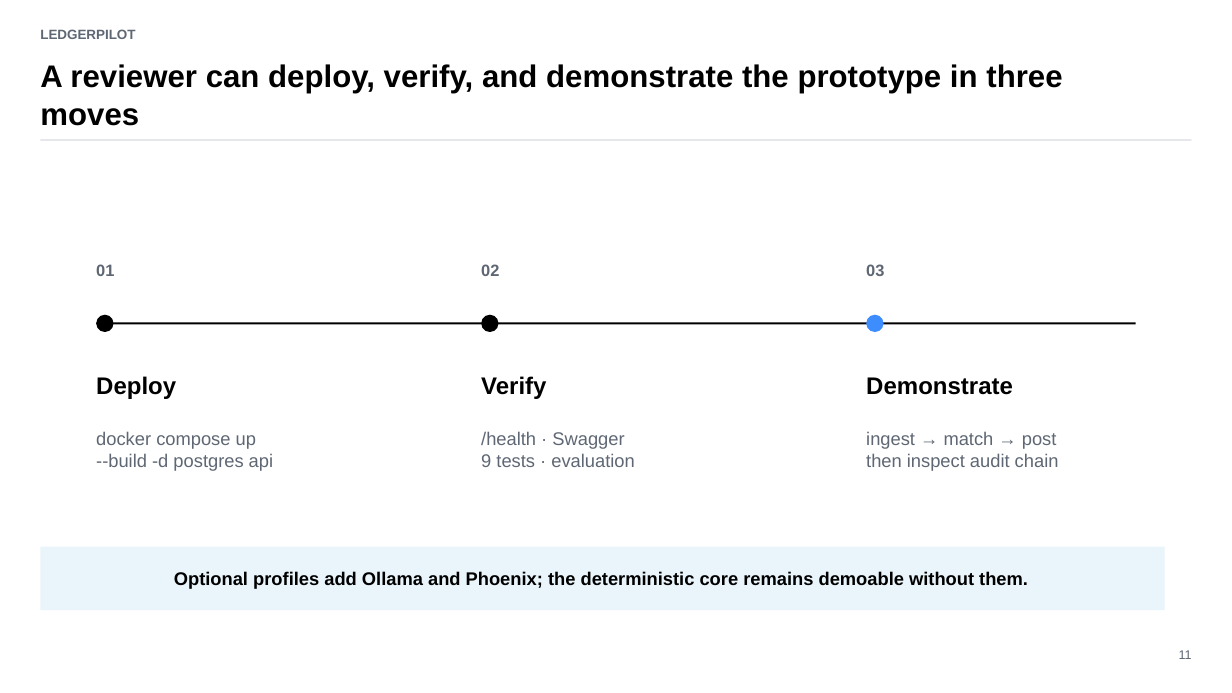
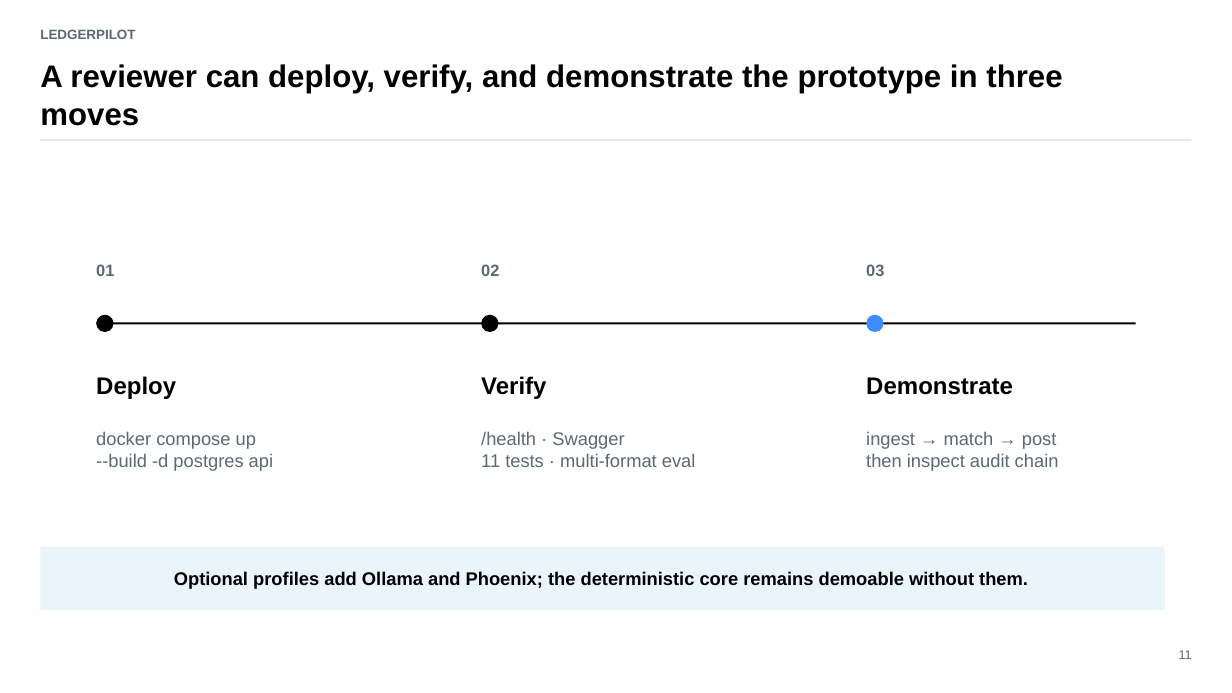
Before and after one commit to saifs1315/Agentic-Invoice-to-Payment, a slide deck: slide 11 of presentation/LedgerPilot_Assignment_Deck.pptx. Drawn at 1232x693 pixels with LibreOffice and Linux fonts; fonts in the diff are those of the drawing. Boxes give left, top, right and bottom in pixels: in the first picture for what was removed or moved away, otherwise in the second. Text is boxed around its words. In the diff, an @@ line names an element or a change of style, - is before the commit and + after.

Commit message:
Harden agent workflow and multi-format evaluation

```diff
--- a/presentation/LedgerPilot_Assignment_Deck.pptx
+++ b/presentation/LedgerPilot_Assignment_Deck.pptx
@@ text at [481,453,696,467]: text changed @@
-9 tests · evaluation
+11 tests · multi-format eval
```
Also in this commit, not shown: 2 other slides changed, 31 other files.
